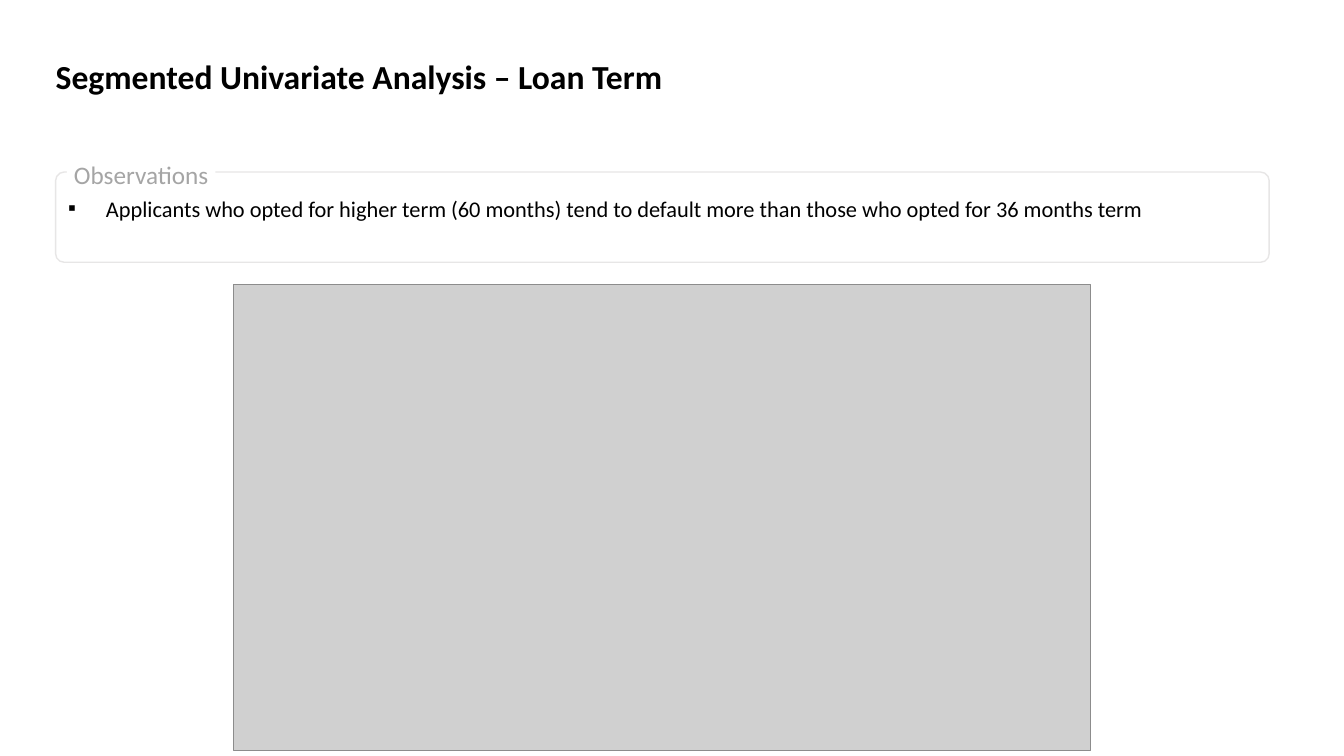
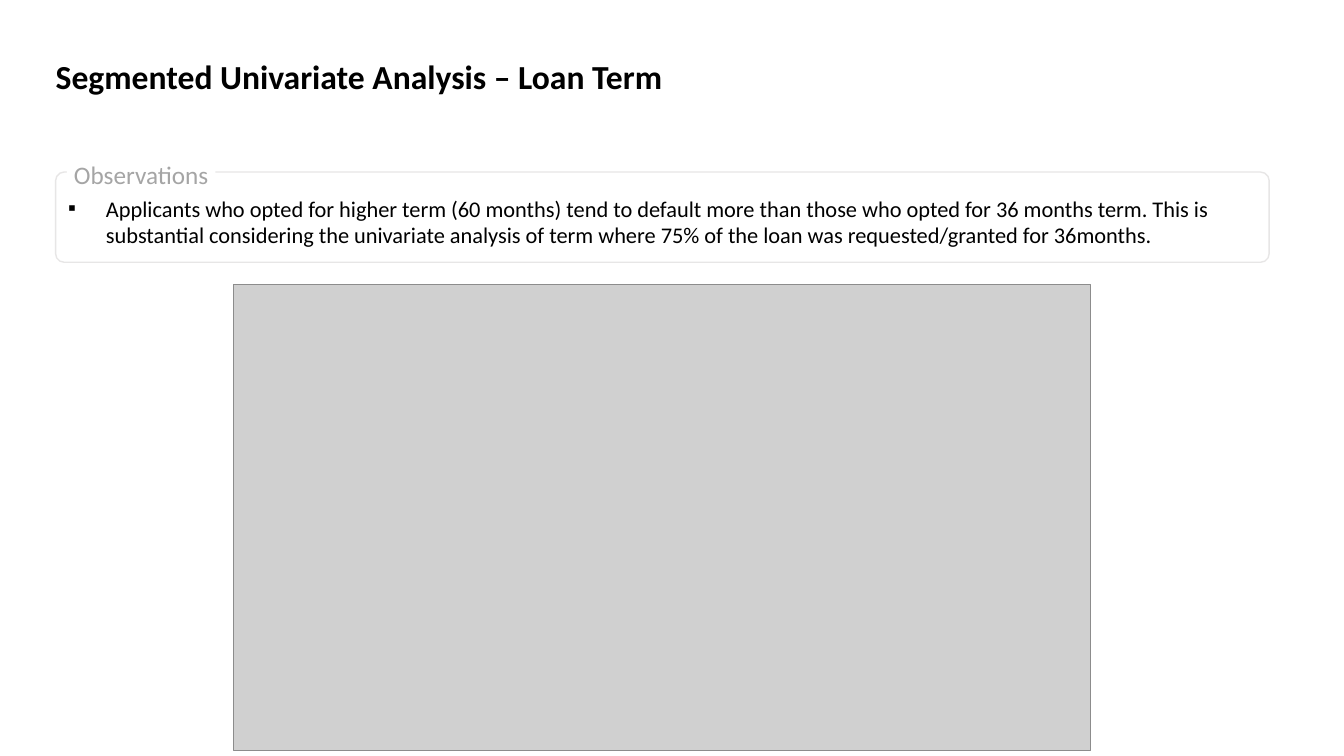
Before and after one commit to SathishKumarRamasamy/lending-club-case-study, a slide deck: slide 9 of Lending_Club_Case_Study.pptx (slide 7 before the commit). Drawn at 1344x756 pixels with LibreOffice and Linux fonts; fonts in the diff are those of the drawing; grey boxes stand for pictures. Boxes give left, top, right and bottom in pixels: in the first picture for what was removed or moved away, otherwise in the second. Text is boxed around its words. In the diff, an @@ line names an element or a change of style, - is before the commit and + after.

Commit message:
Univariate Analysis and code cleanup

```diff
--- a/Lending_Club_Case_Study.pptx
+++ b/Lending_Club_Case_Study.pptx
@@ text in rounded rectangle at [106, 201, 1208, 247]: text changed @@
-▪ Applicants who opted for higher term (60 months) tend to default more than those who opted for 36 months term
+▪ Applicants who opted for higher term (60 months) tend to default more than those who opted for 36 months term. This is substantial considering the univariate analysis of term where 75% of the loan was requested/granted for 36months.
```
Also in this commit, not shown: 4 other slides changed, 3 slides added, 1 slide removed, 2 other files.
